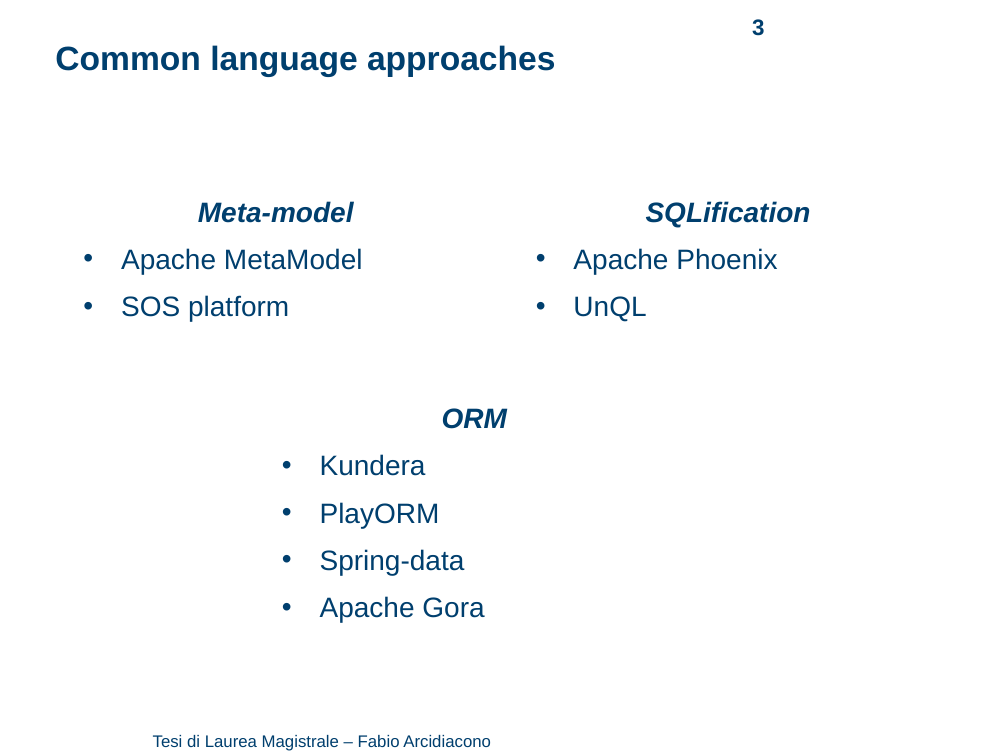
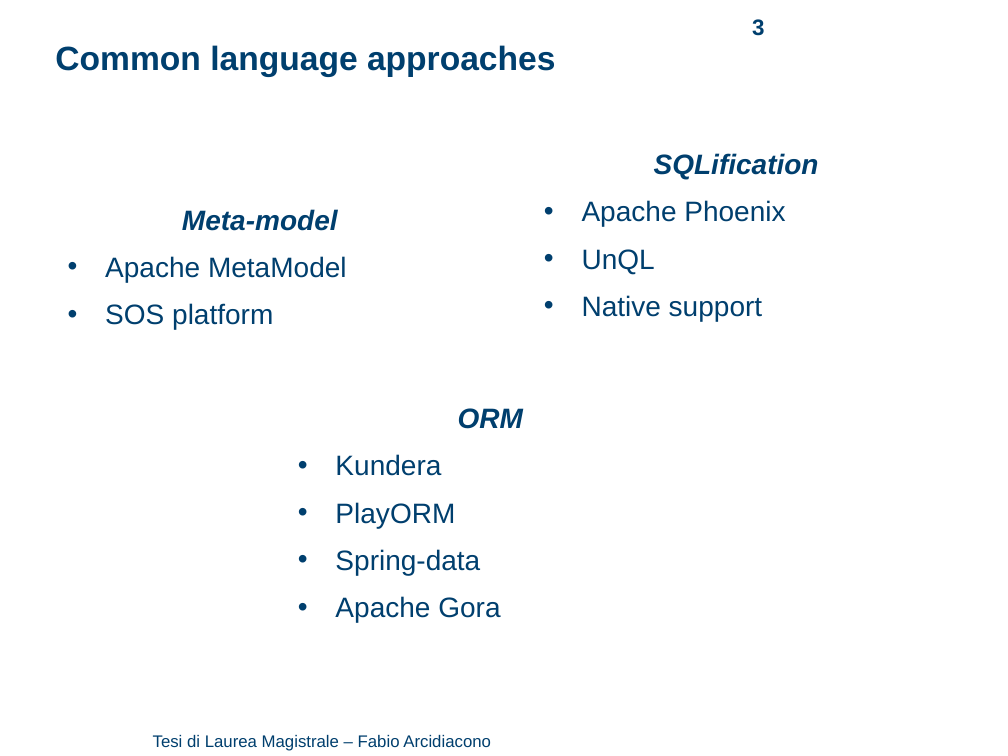
Before and after one commit to arci/thesis, a slide deck: slide 3 of presentation/ThesisPresentation.ppt. Drawn at 1008x756 pixels with LibreOffice and Linux fonts; fonts in the diff are those of the drawing; background and template pictures are left out. Boxes give left, top, right and bottom in pixels: in the first picture for what was removed or moved away, otherwise in the second. Text is boxed around its words. In the diff, an @@ line names an element or a change of style, - is before the commit and + after.

```diff
--- a/presentation/ThesisPresentation.ppt
+++ b/presentation/ThesisPresentation.ppt
@@ text "SQLification": place and size @@
-text "SQLification" at box(573, 201, 811, 321)
+text "SQLification" at box(582, 153, 819, 321)
@@ text "Meta-model": place and size @@
-text "Meta-model" at box(121, 201, 363, 321)
+text "Meta-model" at box(105, 209, 347, 329)
@@ text at box(582, 295, 762, 321): paragraph added @@
+• Native support
@@ text "ORM": place and size @@
-text "ORM" at box(320, 408, 507, 622)
+text "ORM" at box(335, 408, 523, 622)
```
Also in this commit, not shown: 2 other slides changed, 1 other file.
